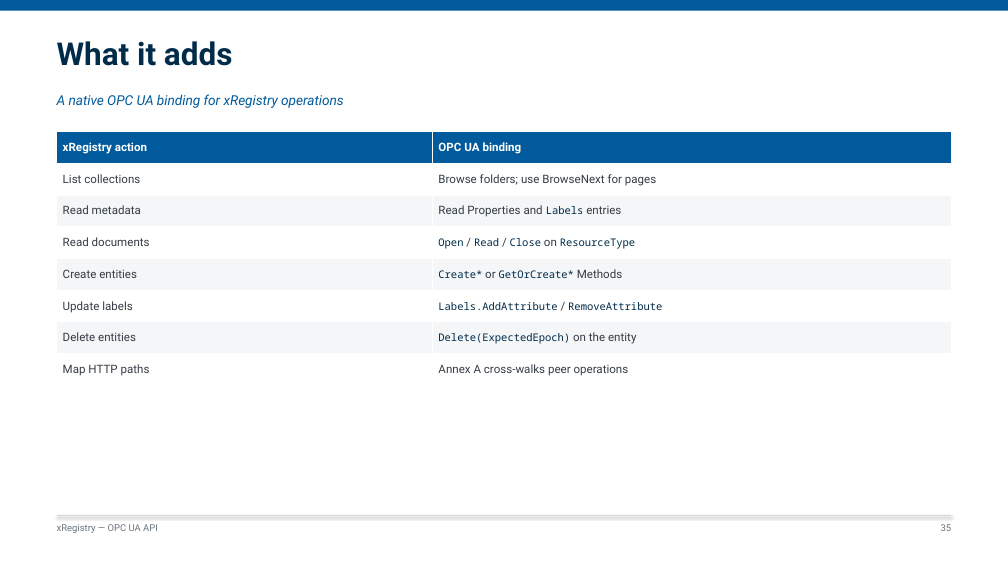
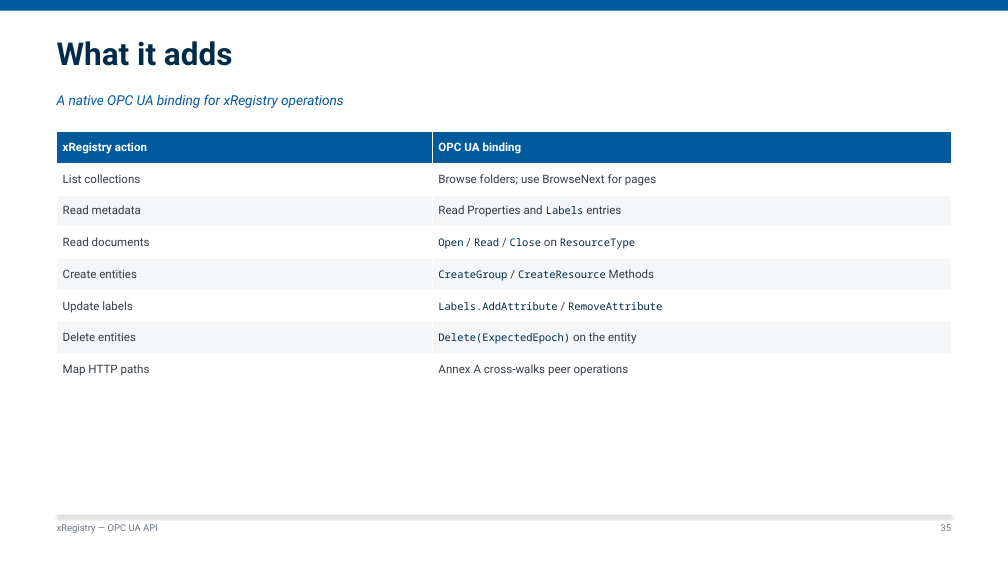
Before and after one commit to marcschier/opcua-drafts, a slide deck: slide 35 of decks/OPC-UA-Drafts-Overview.pptx. Drawn at 1008x567 pixels with LibreOffice and Linux fonts; fonts in the diff are those of the drawing. Boxes give left, top, right and bottom in pixels: in the first picture for what was removed or moved away, otherwise in the second. Text is boxed around its words. In the diff, an @@ line names an element or a change of style, - is before the commit and + after.

```diff
--- a/decks/OPC-UA-Drafts-Overview.pptx
+++ b/decks/OPC-UA-Drafts-Overview.pptx
@@ table at (57,132,951,386) @@
-row 5, column 2: Create* or GetOrCreate* Methods
+row 5, column 2: CreateGroup / CreateResource Methods
```
Also in this commit, not shown: 16 other slides changed, 28 other files.
